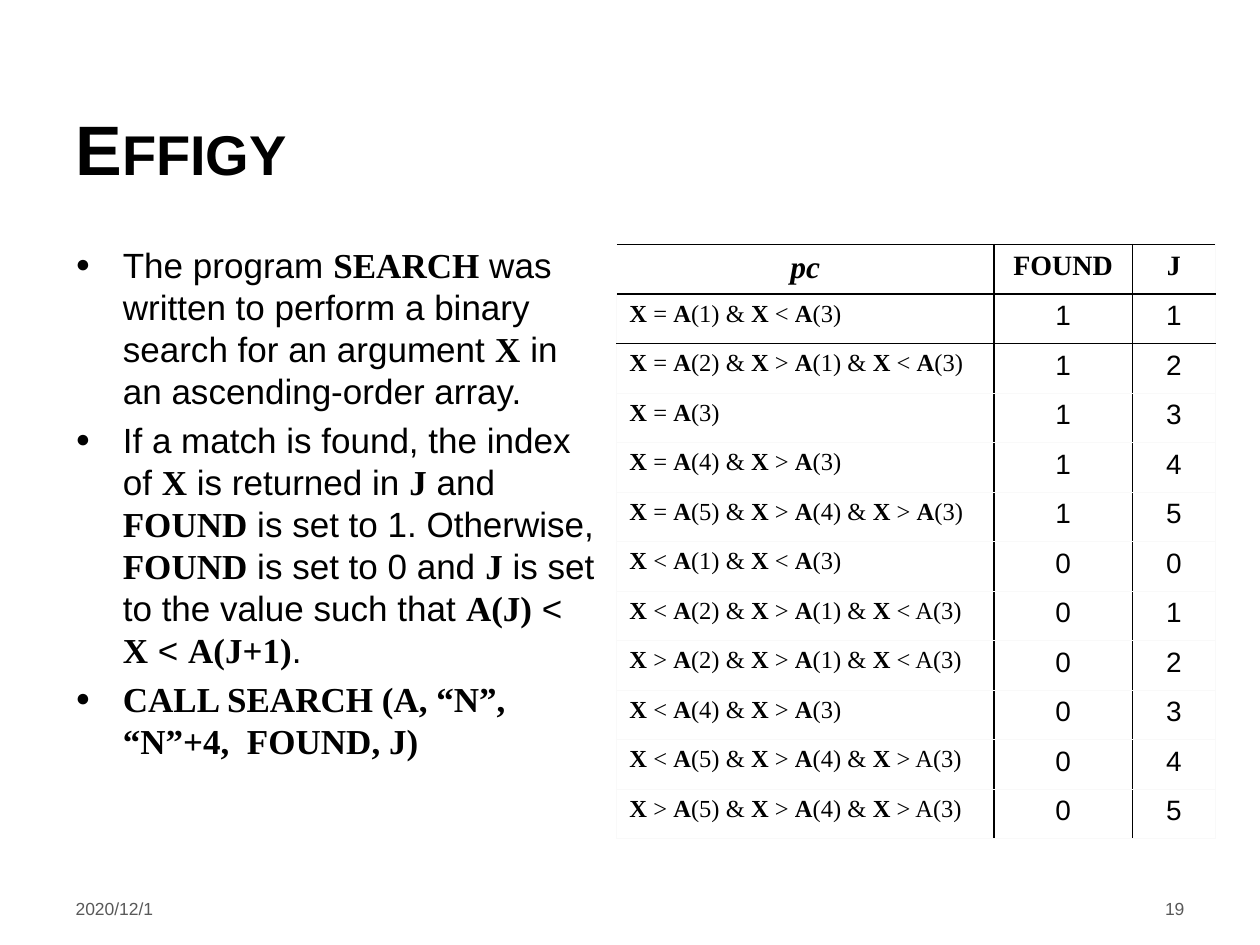
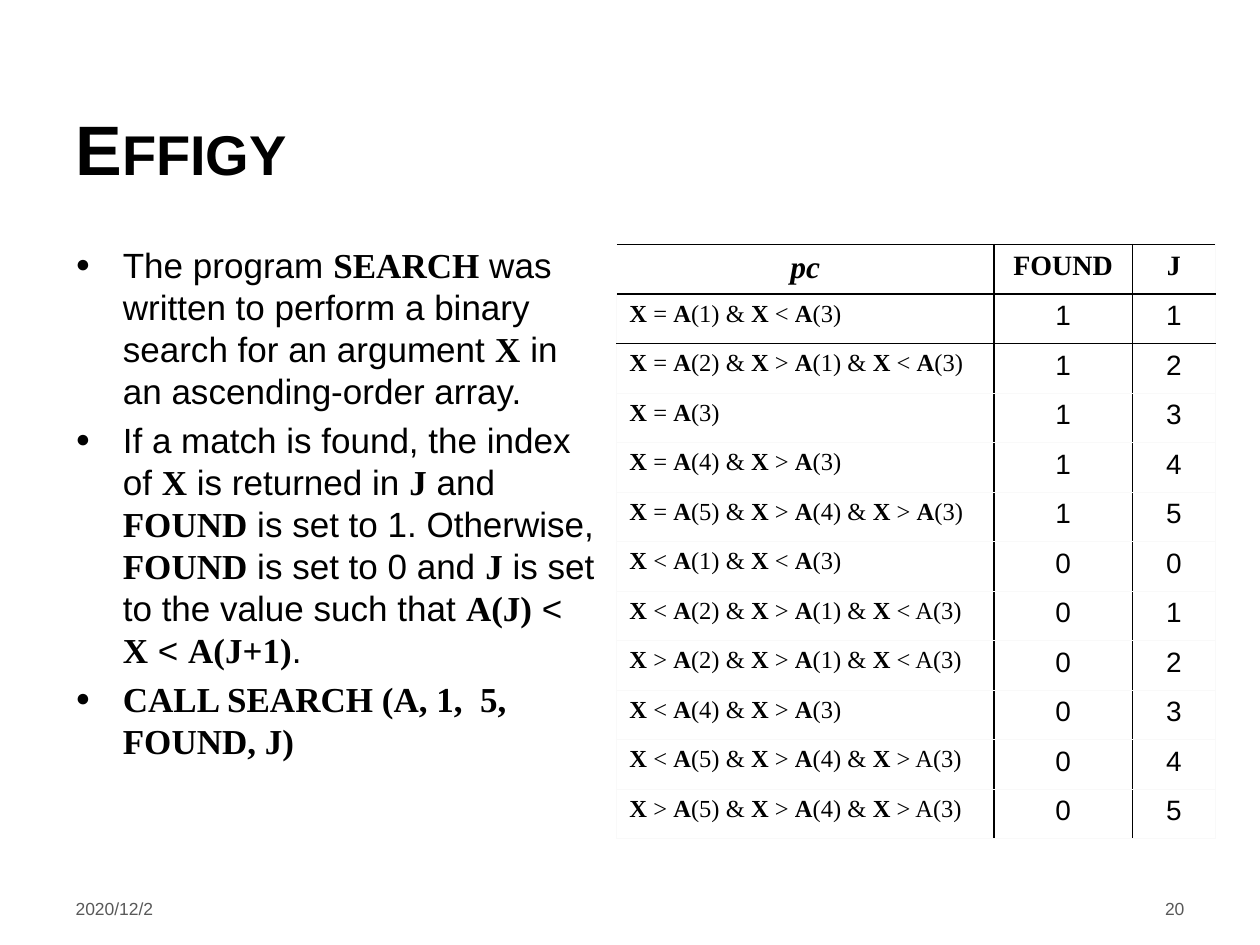
Before and after one commit to LintianShi/Research-Proposal, a slide deck: slide 20 of Symbolic_execution.pptx (slide 19 before the commit). Drawn at 1260x945 pixels with LibreOffice and Linux fonts; fonts in the diff are those of the drawing; background and template pictures are left out. Boxes give left, top, right and bottom in pixels: in the first picture for what was removed or moved away, otherwise in the second. Text is boxed around its words. In the diff, an @@ line names an element or a change of style, - is before the commit and + after.

```diff
--- a/Symbolic_execution.pptx
+++ b/Symbolic_execution.pptx
@@ text at (123, 688, 506, 761): text changed @@
-● CALL SEARCH (A, “N”, “N”+4, FOUND, J)
+● CALL SEARCH (A, 1, 5, FOUND, J)
@@ text at (76, 902, 154, 915): text changed @@
-2020/12/1
+2020/12/2
@@ page number at (1165, 903, 1184, 915): text changed @@
-19
+20
```
Also in this commit, not shown: 18 other slides changed, 1 slide added.
